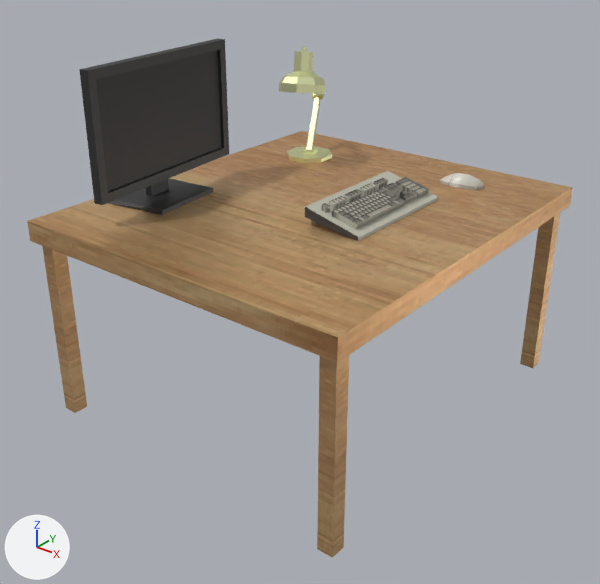
What one commit did to the Blender file scene.blend.
Before and after are seen from a camera (50 mm lens) standing at (5.44, -7.07, 5.57) and looking at (0.06, -0.34, 1.4). Every picture has the same lights, and +X, +Y and +Z are marked at lower left.

Names of what the first picture shows: 'Cylinder.003', 'DeskARm', 'Desklamp', 'Keyboard', 'Plane', 'Screen', 'Table'.
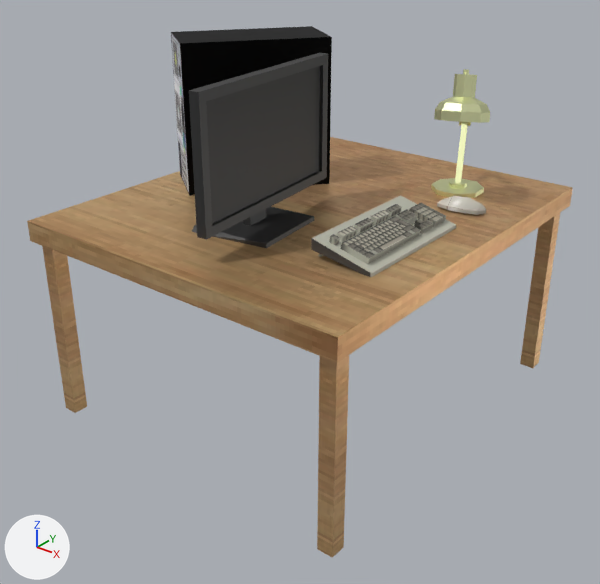
Changed parts and their boxes (x1, y1, x2, y2) in the pictures (600 x 584 px):
'Screen', moved
    before: (79, 39, 229, 215)
    after: (189, 53, 328, 248)
'Keyboard', moved
    before: (305, 171, 438, 241)
    after: (311, 195, 456, 277)
'Cube', added (black)
    after: (171, 26, 332, 195)
'Cylinder.003', moved
    before: (279, 47, 326, 94)
    after: (434, 69, 490, 123)
'Desklamp', moved
    before: (287, 146, 332, 163)
    after: (431, 178, 484, 198)
'Plane', moved
    before: (439, 173, 485, 190)
    after: (437, 196, 486, 215)
'DeskARm', moved
    before: (307, 97, 321, 150)
    after: (455, 123, 468, 183)

The change in detail:
Picture 'computer128.jpg' (img_computer128_jpg) is new.
Material 'Computer' (mat_computer) is new.
Its texture is img_computer128_jpg.
Its specular ior level is 0.0864.
Mesh me_cube is new.
It is a box spanning x -1.0..1.0, y -1.0..3.77, z -1.0..3.86.
It uses material mat_computer (picture img_computer128_jpg).
Object 'Plane' (ob_plane) moves from (1.13, 1.65, 2.37) to (1.55, 0.86, 2.39).
Object 'Cylinder.003' (ob_cylinder_003) moves from (-1.03, 1.1, 3.66) to (1.18, 1.1, 3.66).
Object 'DeskARm' (ob_deskarm) moves from (-1.18, 1.41, 2.44) to (1.04, 1.41, 2.44).
Object 'Desklamp' (ob_desklamp) moves from (-1.18, 1.41, 2.35) to (1.04, 1.41, 2.35).
Object 'Screen' (ob_screen) moves from (-1.57, -0.93, 2.36) to (-0.07, -0.93, 2.36).
Object 'Keyboard' (ob_keyboard) moves from (0.58, 0.54, 2.51) to (1.18, -0.11, 2.51).
Object 'Cube' (ob_cube) is new; it shows me_cube.
Its location is (-1.41, -0.16, 2.71).
Its rotation in degrees is (0, 0, -36).
Its scale is (0.41, 0.355, 0.355).
